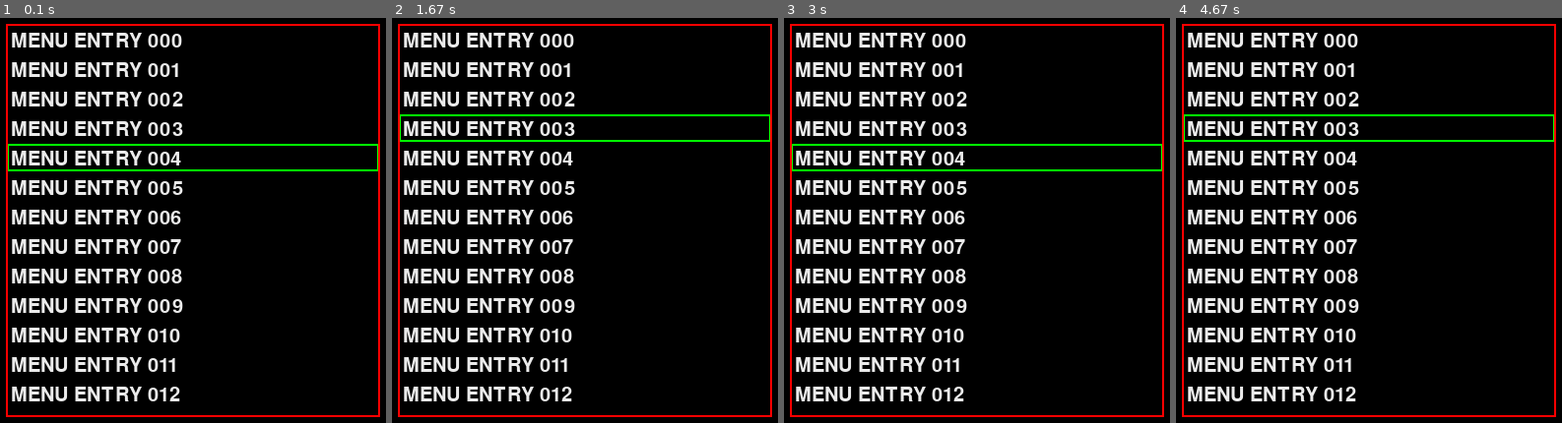
Above: before the commit, frames 1-4 (left to right).
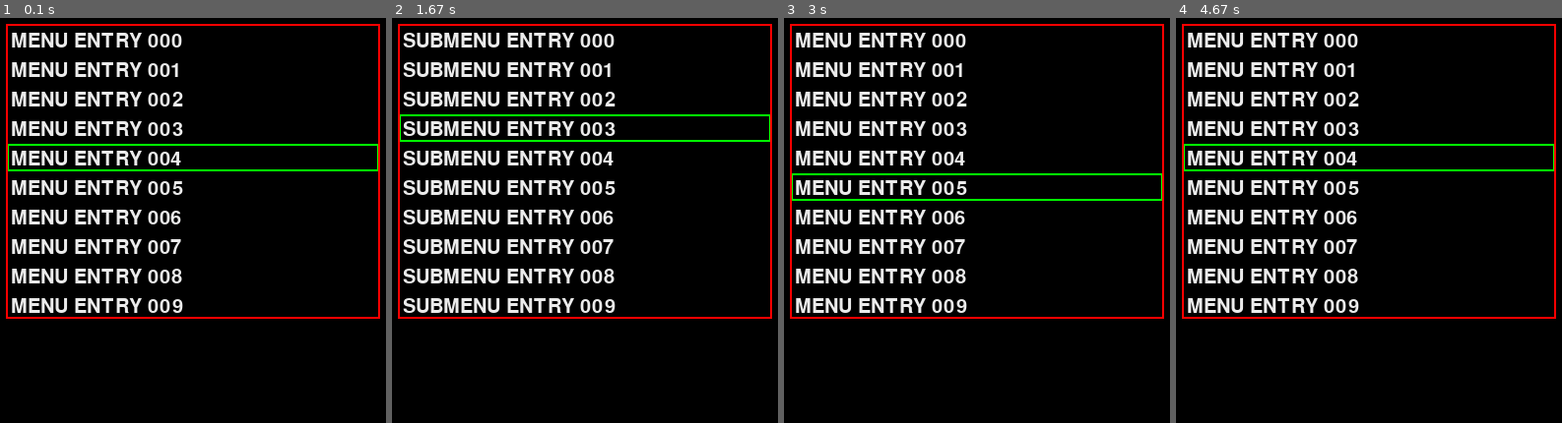
Above: after the commit, the same moments.

Repository: hdo/PygameProjects
Game: pygame game, started from menutest/menu01.py
Same seed, same stepped clock (60 frames per second), same inputs: the game is played once before the commit and once after it. The source is Python 2; it was converted automatically to run under Python 3.
Inputs:
- Up to frame 1 (0.1 s): no input
- Up to frame 2 (1.67 s): tap Enter at 0.33 s; hold Up 1.17-1.63 s
- Up to frame 3 (3 s): hold Left 2.25-2.8 s; hold Down from 2.83 s (still down)
- Up to frame 4 (4.67 s): release Down at 3.57 s; hold Up from 4.5 s (still down)

The runs differ from the first frame. In frame 1, 3.9% of the frame differs, in the area x 1-99%, y 73-99%; in frame 2, 16%, in the area x 1-99%, y 3-99%; in frame 3, 5.8%; in frame 4, 5.8%.

Commit message:
add submenu

Diff:
--- a/menutest/menu01.py
+++ b/menutest/menu01.py
@@ -30,13 +30,20 @@
 
 done = False
 
-menu = SimpleMenu.SimpleMenu(380, 400, 30)
+menu = SimpleMenu.SimpleMenu(380, 300, 30)
 for i in range(50):
     menu.add_item("MENU ENTRY %.3d" % i)
 menu.index = 4
+
+submenu = SimpleMenu.SimpleMenu(380, 300, 30)
+for i in range(50):
+    submenu.add_item("SUBMENU ENTRY %.3d" % i)
+submenu.index = 4
+
 screen.blit(menu.get_menu(), (300,10))
 
 dirty = True
+show_menu = 1
 while not done:
 
 
@@ -45,10 +52,22 @@
             done = True
         if event.type == pygame.KEYDOWN:
             if event.key == pygame.K_UP:
-                menu.dec_index()
+                if show_menu == 1:
+                    menu.dec_index()
+                if show_menu == 2:
+                    submenu.dec_index()
                 dirty = True
             if event.key == pygame.K_DOWN:
-                menu.inc_index()
+                if show_menu == 1:
+                    menu.inc_index()
+                if show_menu == 2:
+                    submenu.inc_index()
+                dirty = True
+            if event.key == pygame.K_LEFT:
+                show_menu = 1
+                dirty = True
+            if event.key == pygame.K_RIGHT or event.key == pygame.K_RETURN:
+                show_menu = 2
                 dirty = True
             if event.key == pygame.K_ESCAPE:
                 done = True
@@ -57,7 +76,10 @@
     if dirty:
         dirty = False
         screen.fill((0,0,0))
-        screen.blit(menu.get_menu(), (400,50))
+        if show_menu == 1:
+            screen.blit(menu.get_menu(), (400,50))
+        if show_menu == 2:
+            screen.blit(submenu.get_menu(), (400,50))
         pygame.display.flip()
 
     clock.tick(30)
